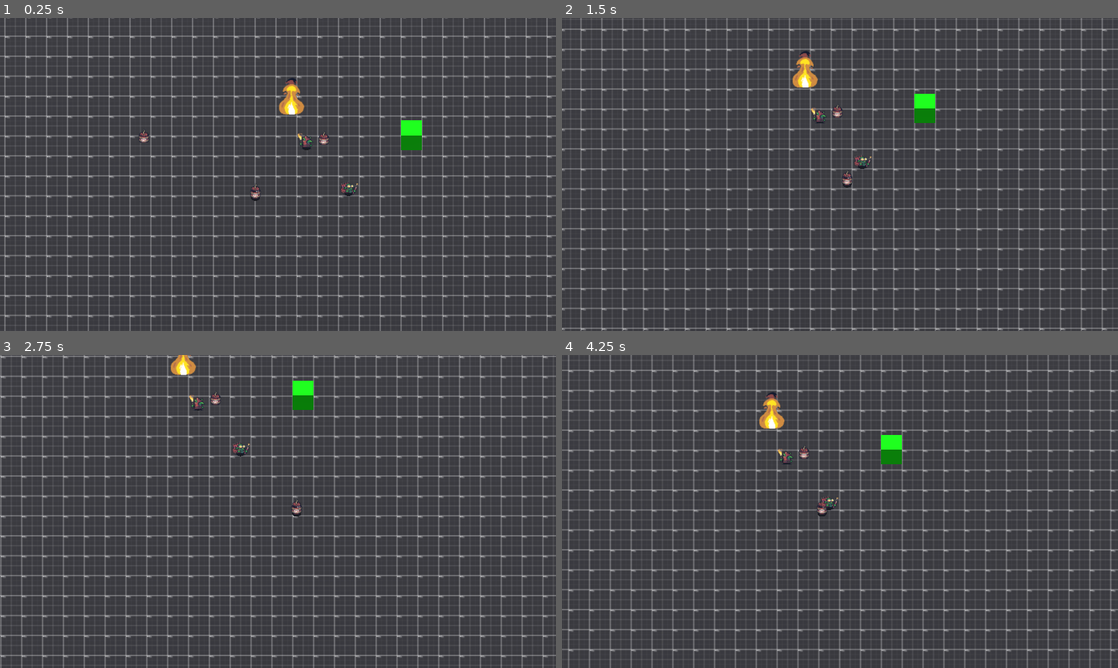
Above: before the commit, frames 1-4 (two rows, left to right).
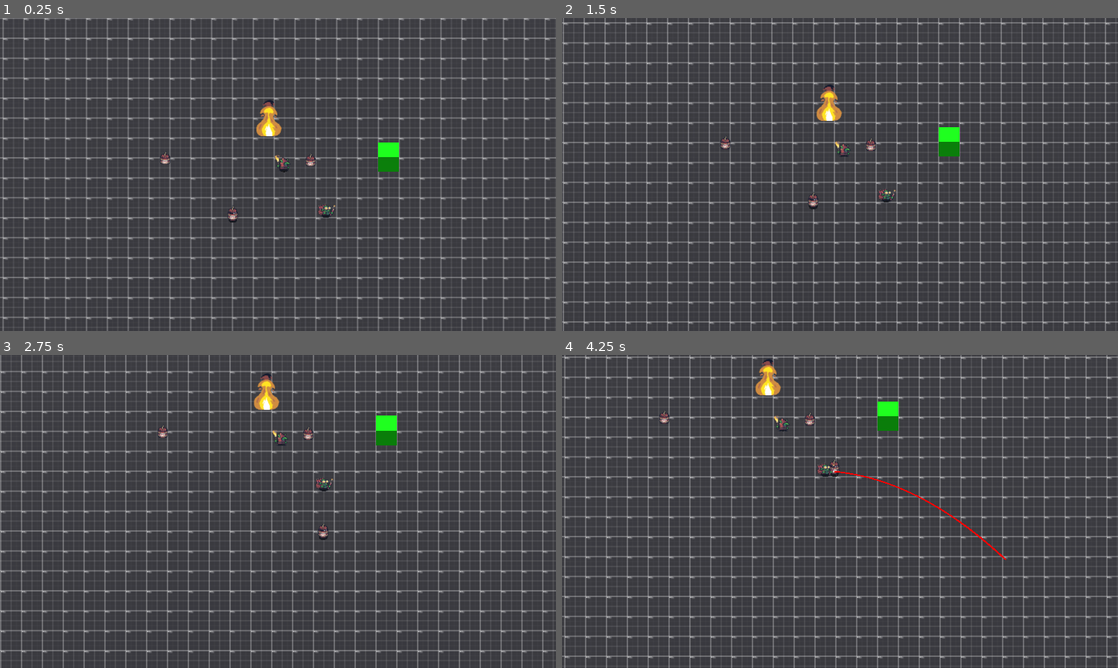
Above: after the commit, the same moments.

Repository: coderKillo/GuerrillaGoblin
Game: Godot game, scene res://game/level/test_level.tscn
Same seed, same stepped clock (60 frames per second), same inputs: the game is played once before the commit and once after it.
Inputs (mouse positions are in pixels of both pictures, inside the frame that each line leads up to):
- Up to frame 1 (0.25 s): no input
- Up to frame 2 (1.5 s): move the mouse to (962, 158) at 0.52 s; hold D (move_right) 0.53-1.28 s; hold Right mouse button (attack2) 0.53-1.28 s; click (962, 158) at 0.6 s; tap Space (jump, bound only after the commit) at 0.77, 1.07 s; move the mouse to (728, 190) at 1.27 s; hold S (move_down) from 1.28 s (still down); right-click (728, 190) at 1.35 s
- Up to frame 3 (2.75 s): tap Space (jump, bound only after the commit) at 1.52, 1.55, 1.82, 2.1 s; move the mouse to (333, 442) at 2.02 s; release S (move_down) at 2.03 s; hold D (move_right) from 2.03 s (still down); click (333, 442) at 2.3 s
- Up to frame 4 (4.25 s): move the mouse to (812, 574) at 2.77 s; release D (move_right) at 2.78 s; hold W (move_up) 2.78-3.53 s; click (812, 574) at 2.85 s; tap Space (jump, bound only after the commit) at 3.02, 3.32, 3.77, 3.8, 4.07 s; right-click (812, 574) at 3.05 s; move the mouse to (1006, 558) at 3.52 s; hold A (move_left) from 3.53 s (still down); hold Right mouse button (attack2) from 3.53 s (still down)

The runs differ from the first frame. In frame 1, 27% of the frame differs, in the area x 0-100%, y 0-100%; in frame 2, 28%; in frame 3, 17%; in frame 4, 28%.

Commit message:
add jump, bullet time and air control

Diff:
--- a/game/autoload/drawline3d.gd
+++ b/game/autoload/drawline3d.gd
@@ -101,3 +101,24 @@
 	DrawRay(LinePointStart, Vector3(0, HalfExtents * 2.0, 0), LineColor, time)
 	LinePointStart += Vector3(0, 0, -HalfExtents * 2.0)
 	DrawRay(LinePointStart, Vector3(0, HalfExtents * 2.0, 0), LineColor, time)
+
+
+func DrawTrajectory(Start, End, LineColor, time = 0.0):
+	var gravity = ProjectSettings.get_setting("physics/3d/default_gravity")
+	var flight_time = 1.0
+	var displacement = End - Start
+	var max_points = 50
+	var delta = flight_time / max_points
+
+	var velocity = Vector3(
+		displacement.x / flight_time,
+		(displacement.y / flight_time) + 0.5 * gravity * flight_time,
+		displacement.z / flight_time
+	)
+	var point = Start
+	var prev_point = Start
+	for i in max_points:
+		velocity.y -= gravity * delta
+		point += velocity * delta
+		Drawline3d.DrawLine(point, prev_point, LineColor, time)
+		prev_point = point
--- a/game/camera.gd
+++ b/game/camera.gd
@@ -23,15 +23,29 @@
 	if Input.is_action_just_pressed("previous_player"):
 		_change_index(-1)
 
-	if is_instance_valid(_target):
-		global_position = lerp(global_position, _target.global_position, delta * 5.0)
-	else:
-		_player_died()
-
 	_goals = _goals.filter(func(e): return is_instance_valid(e))
-
 	if _goals.size() <= 0:
 		Events.win.emit()
+
+	if not is_instance_valid(_target):
+		_player_died()
+		return
+
+	if Input.is_action_just_pressed("jump"):
+		_target.jump()
+
+	if Input.is_action_pressed("attack2"):
+		var result = _ray_to_ground()
+		if result:
+			var color = Color.GREEN
+			if _target.global_position.distance_to(result.position) > 7.0:
+				color = Color.RED
+			Drawline3d.DrawTrajectory(_target.global_position, result.position, color)
+			_move_to(result.position, delta)
+			Engine.time_scale = 0.1
+	else:
+		_move_to(_target.global_position, delta)
+		Engine.time_scale = 1.0
 
 
 func _physics_process(_delta):
@@ -39,16 +53,7 @@
 		return
 
 	if Input.is_action_just_pressed("attack"):
-		#var viewport := get_viewport()
-		#var direction = viewport.get_mouse_position() - viewport.get_visible_rect().size / 2.0
-		var mouse_pos = get_viewport().get_mouse_position()
-		var origin = $Camera3D.project_ray_origin(mouse_pos)
-		var end = origin + $Camera3D.project_ray_normal(mouse_pos) * 1000.0
-
-		var query = PhysicsRayQueryParameters3D.create(origin, end)
-		#query.collide_with_areas = true  # Enable Area3D detection
-		var result = get_world_3d().direct_space_state.intersect_ray(query)
-
+		var result = _ray_to_ground()
 		if result:
 			if result.collider is RigidBody3D:
 				_target.attack(result.collider.global_position)
@@ -94,3 +99,24 @@
 		%Label.text = "WIN!"
 	else:
 		%Label.text = "LOSE!"
+
+
+func _ray_to_ground():
+	var mouse_pos = get_viewport().get_mouse_position()
+	var origin = $Camera3D.project_ray_origin(mouse_pos)
+	var end = origin + $Camera3D.project_ray_normal(mouse_pos) * 1000.0
+
+	var query = PhysicsRayQueryParameters3D.create(origin, end)
+	return get_world_3d().direct_space_state.intersect_ray(query)
+
+
+func _move_to(pos: Vector3, delta: float):
+	var direction = global_position.direction_to(pos)
+	var distance = global_position.distance_to(pos)
+	var deadzone = 2.0
+
+	if deadzone > distance:
+		return
+
+	var end_pos = global_position + direction * (distance - deadzone)
+	global_position = lerp(global_position, end_pos, delta * 4.0)
--- a/game/level/test_level.tscn
+++ b/game/level/test_level.tscn
@@ -18,7 +18,7 @@
 size = Vector3(150, 1, 150)
 
 [sub_resource type="BoxShape3D" id="BoxShape3D_d18qo"]
-size = Vector3(79.6694, 1, 150)
+size = Vector3(149.53, 1, 150)
 
 [node name="Node3D" type="Node3D"]
 transform = Transform3D(1, 0, 0, 0, 1, 0, 0, 0, 1, -0.0486879, 0, -0.000937462)
@@ -34,7 +34,7 @@
 skeleton = NodePath("../..")
 
 [node name="CollisionShape3D" type="CollisionShape3D" parent="StaticBody3D"]
-transform = Transform3D(1, 0, 0, 0, 1, 0, 0, 0, 1, 34.5492, 0, -0.18042)
+transform = Transform3D(1, 0, 0, 0, 1, 0, 0, 0, 1, -0.380862, 0, -0.18042)
 shape = SubResource("BoxShape3D_d18qo")
 
 [node name="Player" parent="." instance=ExtResource("1_em45f")]
@@ -52,10 +52,10 @@
 [node name="Camera" parent="." instance=ExtResource("5_rxgpg")]
 
 [node name="Explosive" parent="." instance=ExtResource("6_ngmev")]
-transform = Transform3D(1, 0, 0, 0, 1, 0, 0, 0, 1, -0.704736, 0.486431, 1.71498)
+transform = Transform3D(1, 0, 0, 0, 1, 0, 0, 0, 1, -0.251804, 0.486431, 1.71659)
 
 [node name="Explosive2" parent="." instance=ExtResource("6_ngmev")]
-transform = Transform3D(1, 0, 0, 0, 1, 0, 0, 0, 1, -9.33715, 0.486431, 1.58786)
+transform = Transform3D(1, 0, 0, 0, 1, 0, 0, 0, 1, -7.2287, 0.486431, 1.58786)
 
 [node name="Flamable" parent="." instance=ExtResource("7_h4nff")]
 transform = Transform3D(1, 0, 0, 0, 1, 0, 0, 0, 1, -2.25144, 0, -0.0943232)
--- a/game/objects/barrel.tscn
+++ b/game/objects/barrel.tscn
@@ -14,7 +14,7 @@
 material = SubResource("StandardMaterial3D_hbped")
 height = 0.001
 
-[node name="Explosive" type="RigidBody3D"]
+[node name="Explosive" type="RigidBody3D" groups=["explosive"]]
 collision_layer = 8
 collision_mask = 7
 lock_rotation = true
--- a/game/objects/explosive.gd
+++ b/game/objects/explosive.gd
@@ -18,7 +18,6 @@
 
 
 func _process(delta):
-	# _draw_trajectory(Color.GREEN, 0.0)
 	if not _is_burning:
 		return
 
--- a/game/objects/explosive.tscn
+++ b/game/objects/explosive.tscn
@@ -16,7 +16,7 @@
 bottom_radius = 1.0
 height = 0.001
 
-[node name="Explosive" type="RigidBody3D"]
+[node name="Explosive" type="RigidBody3D" groups=["explosive"]]
 collision_layer = 8
 collision_mask = 4
 lock_rotation = true
--- a/game/player/player.gd
+++ b/game/player/player.gd
@@ -1,7 +1,7 @@
 extends CharacterBody3D
 
 const SPEED = 5.0
-const AIR_MOVEMENT_FACTOR = 0.04
+const AIR_MOVEMENT_FACTOR = 0.2
 const PUSH_FORCE = 1.0
 
 enum Weapon { TORCH, BARREL, TNT }
@@ -15,6 +15,7 @@
 var _is_burning := false
 var _timer := 0.0
 var _cooldown := 0.0
+var _max_air_speed := 0.0
 
 @onready var _weapon_node = $Weapon
 @onready var _sprite = $Sprite3D
@@ -26,13 +27,24 @@
 	if not is_on_floor():
 		velocity.y -= gravity * delta
 
+	var is_in_air = not is_on_floor()
+
 	if not is_on_floor():
-		velocity.x = move_toward(velocity.x, direction.x * SPEED, AIR_MOVEMENT_FACTOR)
-		velocity.z = move_toward(velocity.z, direction.z * SPEED, AIR_MOVEMENT_FACTOR)
+		var velocity_xz = Vector2(velocity.x, velocity.z)
+		_max_air_speed = max(_max_air_speed, velocity_xz.length())
+		velocity_xz.x += direction.x * AIR_MOVEMENT_FACTOR
+		velocity_xz.y += direction.z * AIR_MOVEMENT_FACTOR
+
+		var speed = min(_max_air_speed, velocity_xz.length())
+		velocity_xz = velocity_xz.normalized() * speed
+
+		velocity.x = velocity_xz.x
+		velocity.z = velocity_xz.y
 	elif direction:
 		velocity.x = direction.x * SPEED
 		velocity.z = direction.z * SPEED
 	else:
+		_max_air_speed = 0.0
 		velocity.x = move_toward(velocity.x, 0, SPEED)
 		velocity.z = move_toward(velocity.z, 0, SPEED)
 
@@ -42,6 +54,9 @@
 	move_and_slide()
 
 	_shadow.global_position.y = 0
+
+	if is_on_floor() and is_in_air:
+		_landing()
 
 	if global_position.y < -1:
 		queue_free()
@@ -139,6 +154,11 @@
 			pass
 
 
+func jump():
+	if is_on_floor():
+		velocity.y += 1.0
+
+
 func burn():
 	match weapon:
 		Weapon.TORCH:
@@ -171,3 +191,13 @@
 		(displacement.y / flight_time) + 0.5 * gravity * flight_time,
 		displacement.z / flight_time
 	)
+
+
+func _landing():
+	for explosive in get_tree().get_nodes_in_group("explosive"):
+		if explosive.global_position.distance_to(global_position) > 2.0:
+			continue
+
+		if not explosive._is_burning:
+			continue
+		explosive.timer = 0.0
--- a/project.godot
+++ b/project.godot
@@ -70,6 +70,11 @@
 "events": [Object(InputEventMouseButton,"resource_local_to_scene":false,"resource_name":"","device":-1,"window_id":0,"a …(253 unchanged characters)…
 ]
 }
+jump={
+"deadzone": 0.5,
+"events": [Object(InputEventKey,"resource_local_to_scene":false,"resource_name":"","device":-1,"window_id":0,"alt_pressed":false,"shift_pressed":false,"ctrl_pressed":false,"meta_pressed":false,"pressed":false,"keycode":0,"physical_keycode":32,"key_label":0,"unicode":32,"echo":false,"script":null)
+]
+}
 
 [layer_names]
 
